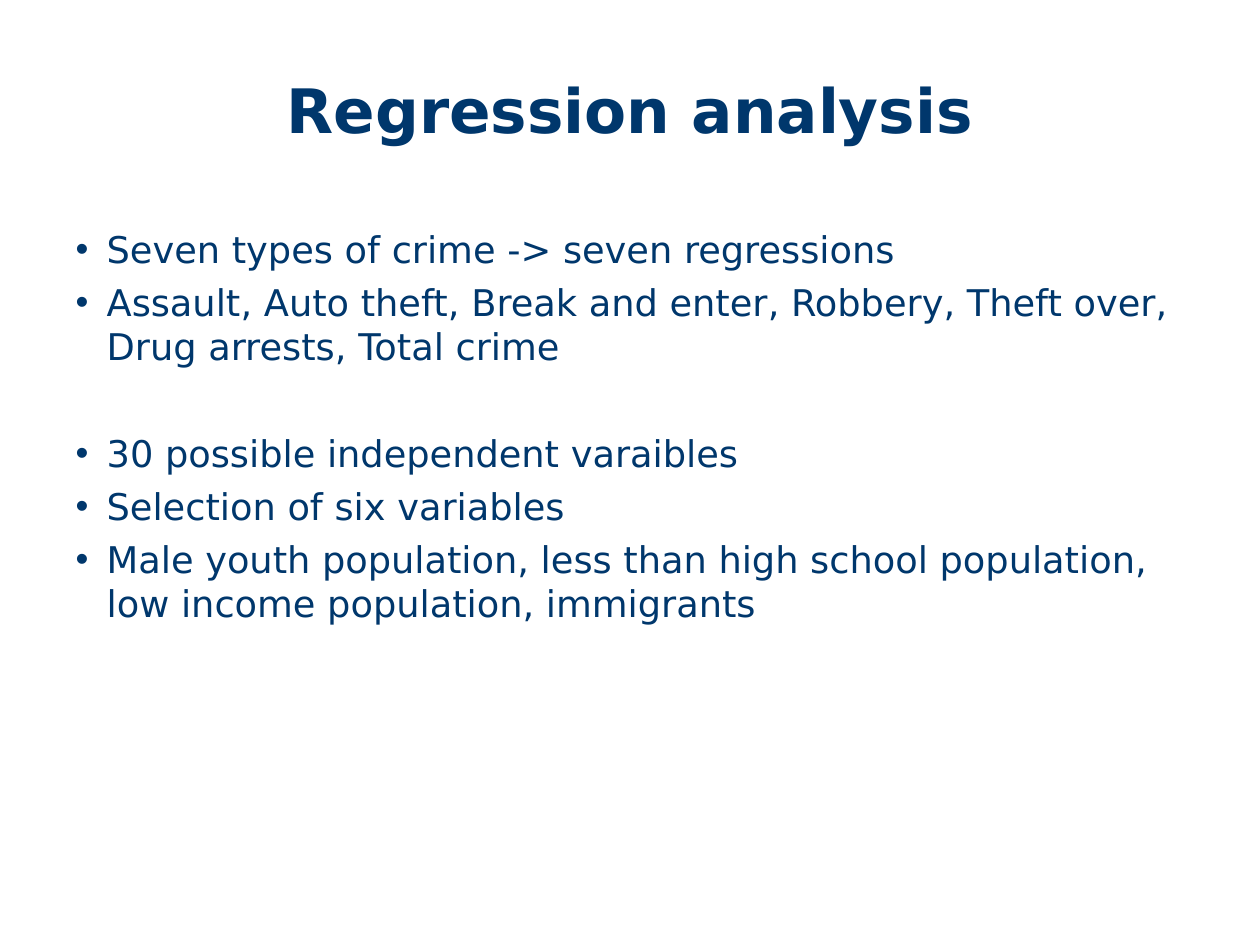
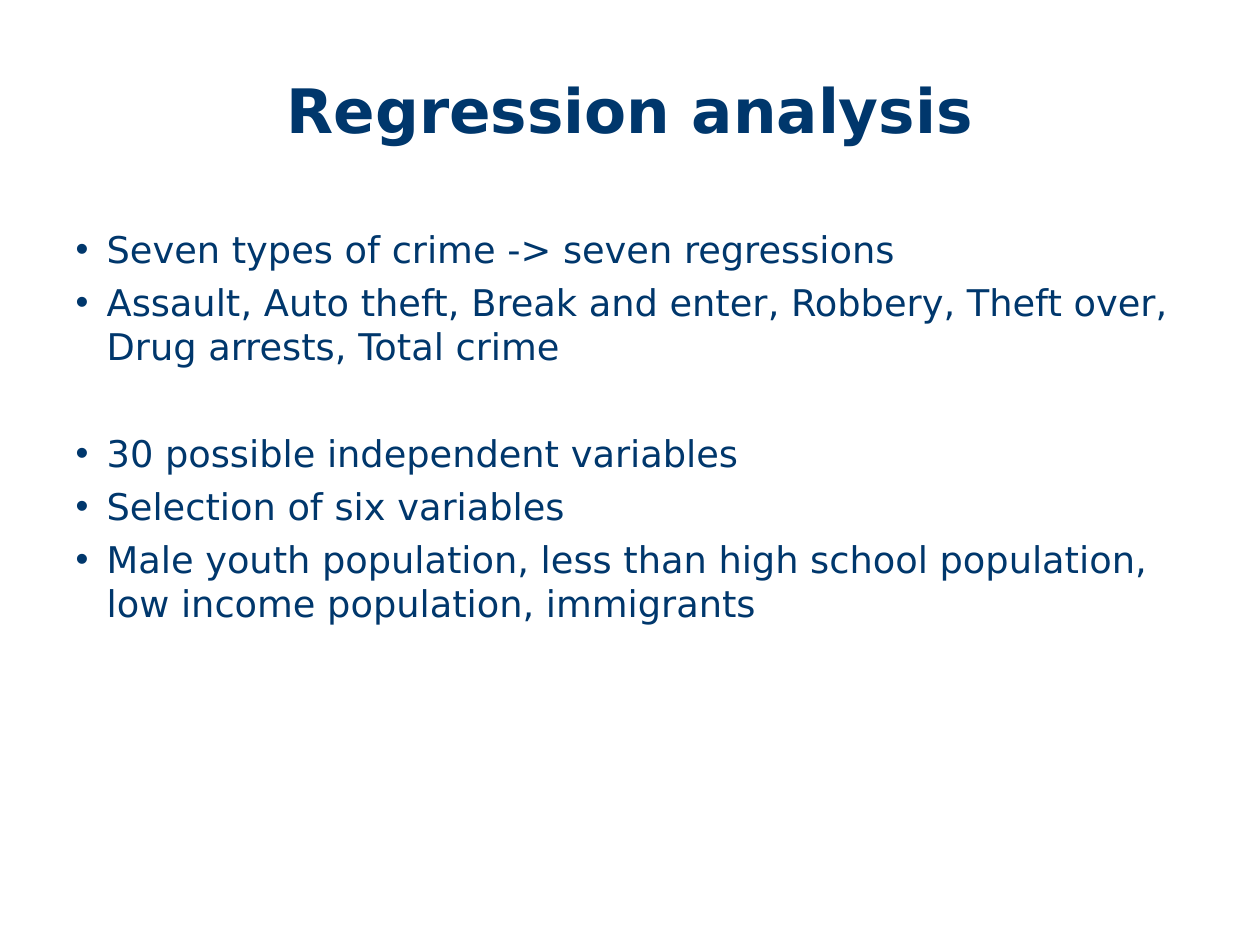
Before and after one commit to PetraBurdejova/spl2018take2, a slide deck: slide 28 of SPL.ppt (slide 8 before the commit). Drawn at 1260x945 pixels with LibreOffice and Linux fonts; fonts in the diff are those of the drawing; background and template pictures are left out. Boxes give left, top, right and bottom in pixels: in the first picture for what was removed or moved away, otherwise in the second. Text is boxed around its words. In the diff, an @@ line names an element or a change of style, - is before the commit and + after.

```diff
--- a/SPL.ppt
+++ b/SPL.ppt
@@ text at <box>107,439,738,475</box>: text changed @@
-• 30 possible independent varaibles
+• 30 possible independent variables
```
Also in this commit, not shown: 21 slides added, 3 slides removed.
